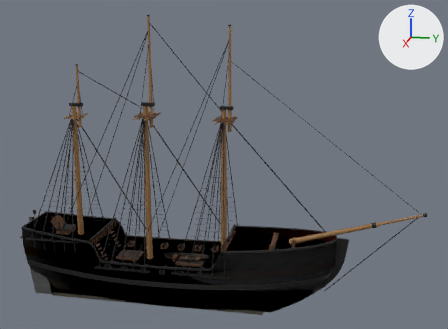
The glTF model assets/ships/barque/barque.glb: old version first, new version second.
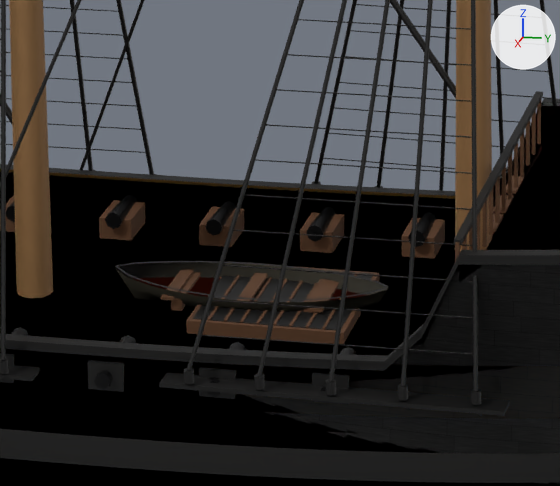
The first picture shows the older version from a 50 mm lens placed at (55.3, 19.2, 25.6), pointed at (-0.4, 8.0, 11.7). The close-ups show the older and then the newer version on the part from 32% to 53% of the width and 63% to 88% of the height of that picture. Only the edits that show in the close-ups are written down. The lights are fixed; the arrows at upper right show +X, +Y and +Z. Vertices at exactly the same position are counted once.

Names of what the first close-up shows: 'hull'.
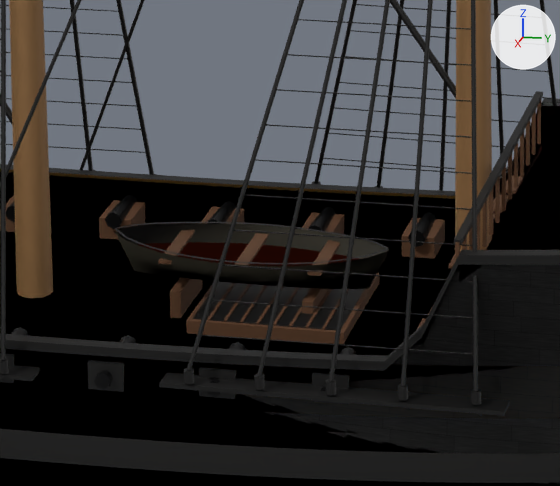
What the commit changed:
me_hull has 9391 vertices, 15588 faces and spans x -4.3..4.3, y -12.6..26.6, z -3.1..25.4.
me_hull is used by ob_hull; location (0.0, 0.0, 0.0).
me_hull part 1: the loose piece of 108 vertices spanning x 0.0..0.8, y 2.0..6.7, z 1.8..2.4 is moved by (0.0, 0.0, 0.6).
me_hull part 2: the loose piece of 108 vertices spanning x -0.8..0.0, y 2.0..6.7, z 1.8..2.4 is moved by (0.0, 0.0, 0.6).
me_hull part 3: the loose piece of 36 vertices spanning x -0.6..0.6, y 2.2..6.5, z 2.1..2.2 is moved by (0.0, 0.0, 0.6).
me_hull part 4: the loose piece of 8 vertices spanning x -2.3..-1.6, y 7.6..7.8, z 2.2..2.3 is moved by (0.0, -0.2, 0.0).
me_hull part 5: the loose piece of 8 vertices spanning x -2.3..-1.6, y 7.9..8.2, z 2.9..3.0 is moved by (0.0, -0.1, 0.0).
me_hull part 6: the loose piece of 8 vertices spanning x -2.3..-1.6, y 8.1..8.3, z 3.3 is moved by (0.0, -0.1, 0.0).
me_hull part 7: the loose piece of 8 vertices spanning x -0.7..0.7, y 5.5..5.7, z 2.2 is moved by (0.0, 0.0, 0.7).
me_hull part 8: the loose piece of 8 vertices spanning x -0.7..0.7, y 4.2..4.5, z 2.2 is moved by (0.0, 0.0, 0.7).
me_hull part 9: the loose piece of 8 vertices spanning x -0.7..0.7, y 3.0..3.2, z 2.2 is moved by (0.0, 0.0, 0.7).
me_hull part 10: the loose piece of 8 vertices spanning x -0.6..0.6, y 5.4..5.6, z 2.0..2.2 is scaled about its middle by (1.11, 1, 2.65), then moved by (0.0, 0.0, -0.1).
me_hull part 11: the loose piece of 8 vertices spanning x -0.6..0.6, y 3.1..3.3, z 2.0..2.2 is scaled about its middle by (1.11, 1, 2.88).
me_hull part 12: 72 of the vertices in x -0.8..0.8, y 2.0..6.7, z 2.4 are moved by (0.0, 0.0, 0.7).

Pixel boxes [x1, y1, x2, y2] of what changed, in the close-ups (560 x 486 px; the box of a moved part takes in the faces that stretch with it):
part 1 of me_hull, moved or reshaped: before [115, 268, 387, 314]; after [115, 232, 388, 289]
part 2 of me_hull, moved or reshaped: before [117, 263, 389, 295]; after [117, 223, 388, 259]
part 3 of me_hull, moved or reshaped: before [132, 277, 367, 301]; after [137, 242, 359, 266]
part 4 of me_hull, moved or reshaped (not visible before): after [448, 254, 455, 268]
part 5 of me_hull, moved or reshaped (mostly hidden afterwards): before [493, 214, 503, 232]; after [493, 214, 495, 222]
part 6 of me_hull, moved or reshaped: before [493, 195, 514, 213]; after [493, 194, 509, 213]
part 7 of me_hull, moved or reshaped: before [309, 280, 339, 312]; after [307, 240, 340, 276]
part 8 of me_hull, moved or reshaped: before [237, 273, 268, 301]; after [235, 233, 269, 265]
part 9 of me_hull, moved or reshaped: before [161, 269, 194, 301]; after [158, 230, 195, 265]
part 10 of me_hull, moved or reshaped: before [303, 279, 330, 313]; after [302, 288, 328, 314]
part 11 of me_hull, moved or reshaped: before [171, 272, 201, 311]; after [170, 278, 202, 318]
part 12 of me_hull, moved or reshaped: before [115, 261, 389, 301]; after [115, 222, 389, 264]
